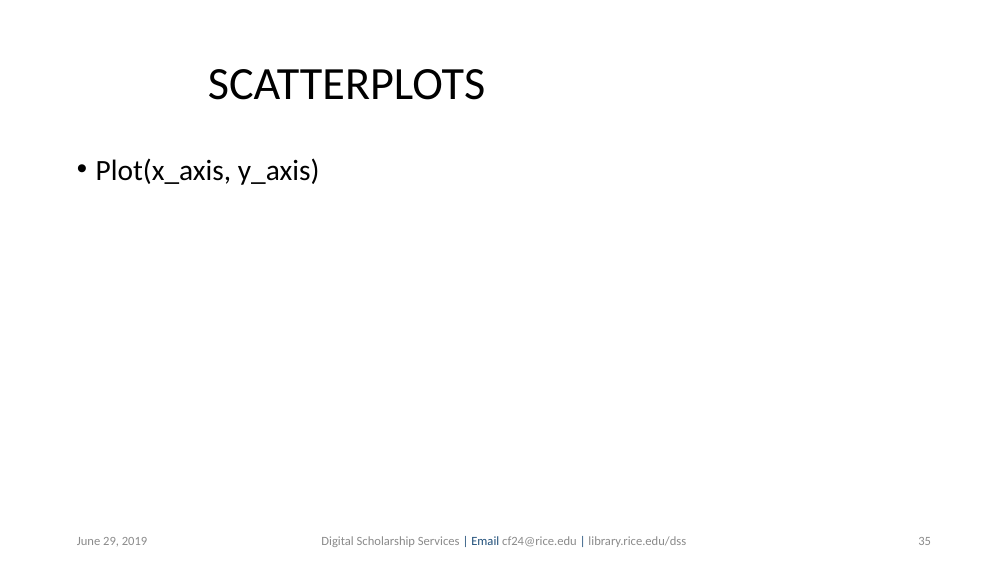
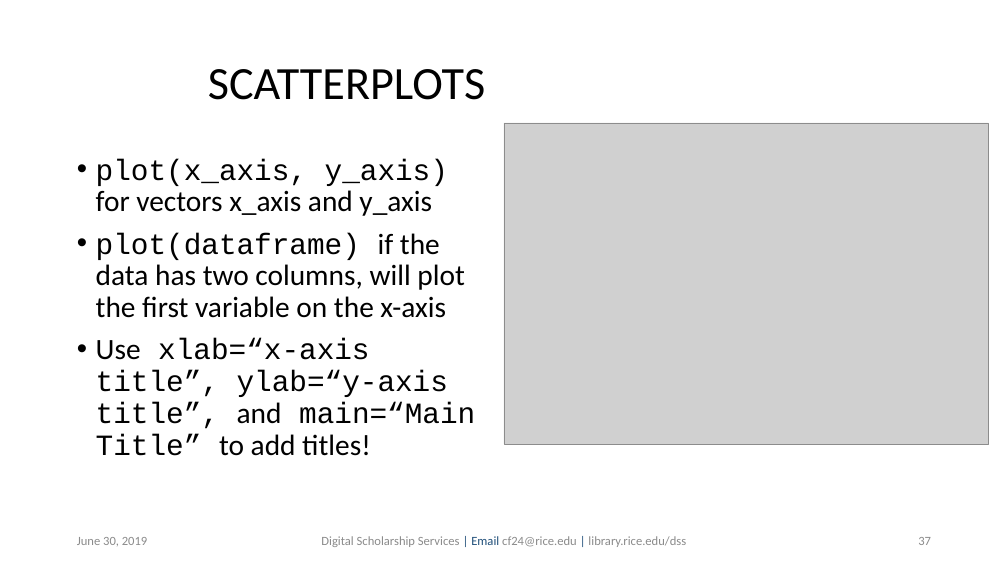
Before and after one commit to bakitybacon/rice-data-and-donuts, a slide deck: slide 37 of introR/Introduction to R.pptx (slide 35 before the commit). Drawn at 1008x567 pixels with LibreOffice and Linux fonts; fonts in the diff are those of the drawing; grey boxes stand for pictures; background and template pictures are left out. Boxes give left, top, right and bottom in pixels: in the first picture for what was removed or moved away, otherwise in the second. Text is boxed around its words. In the diff, an @@ line names an element or a change of style, - is before the commit and + after.

```diff
--- a/introR/Introduction to R.pptx
+++ b/introR/Introduction to R.pptx
@@ picture added at (504, 123, 989, 445) @@
@@ text at (96, 159, 475, 456): text changed @@
-• Plot(x_axis, y_axis)
+• plot(x_axis, y_axis) for vectors x_axis and y_axis
+• plot(dataframe) if the data has two columns, will plot the first variable on the x-axis
+• Use xlab=“x-axis title”, ylab=“y-axis title”, and main=“Main Title” to add titles!
@@ text at (77, 537, 148, 546): text changed @@
-June 29, 2019
+June 30, 2019
@@ page number at (918, 537, 931, 545): text changed @@
-35
+37
```
Also in this commit, not shown: 10 other slides changed, 2 slides added.
